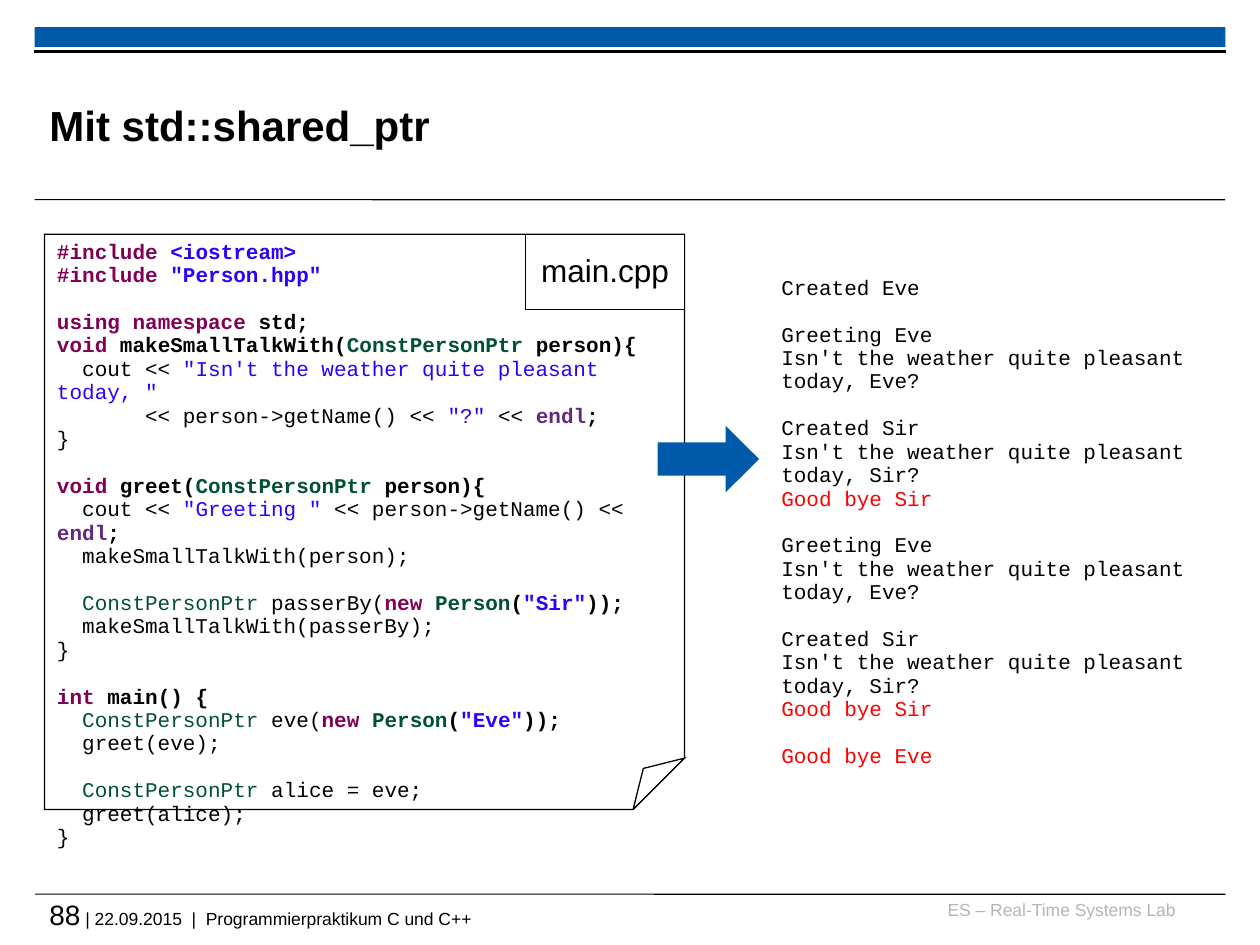
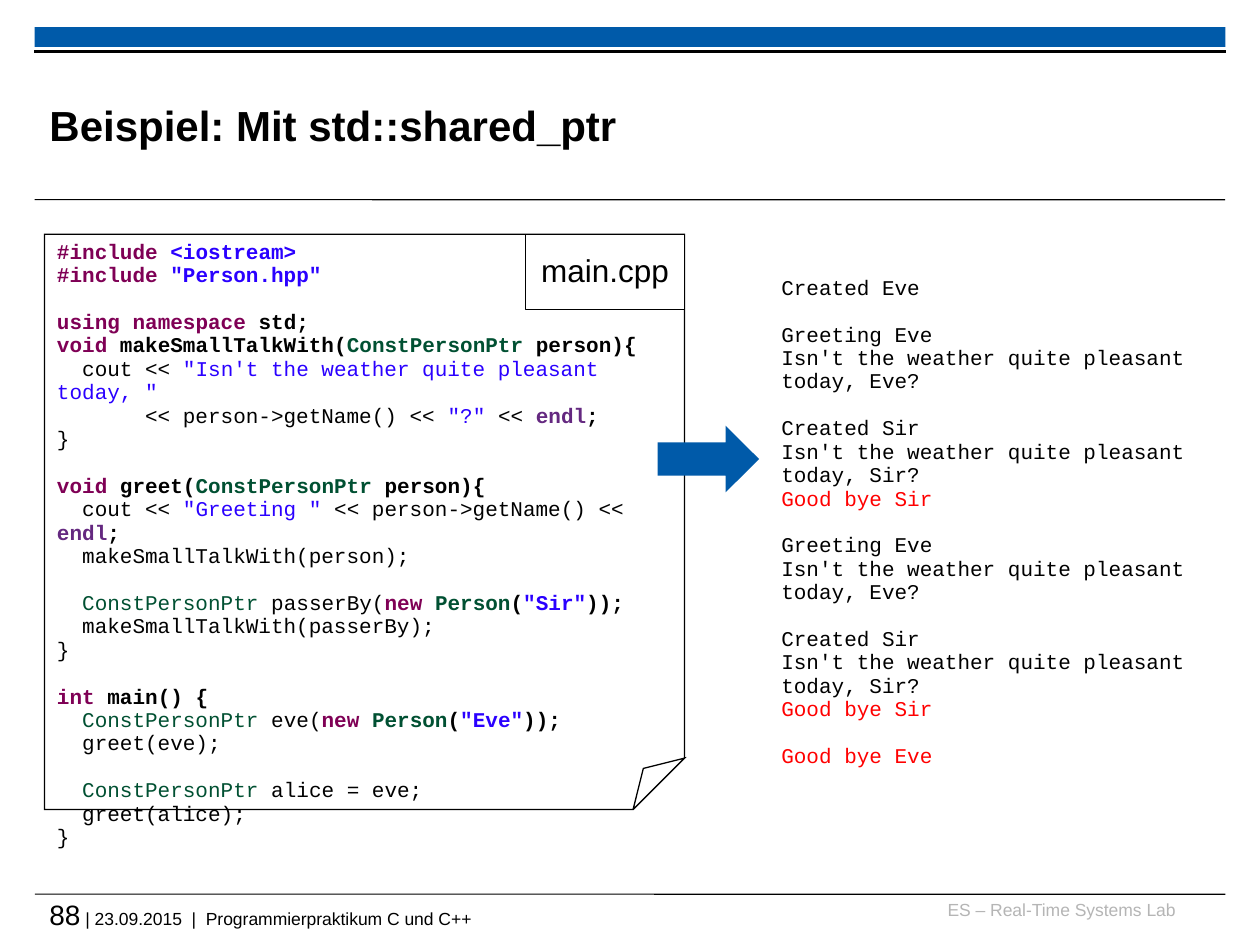
Before and after one commit to h82k/tud-cppp, a slide deck: slide 88 of cppp_lecture.pptx. Drawn at 1260x945 pixels with LibreOffice and Linux fonts; fonts in the diff are those of the drawing; background and template pictures are left out. Boxes give left, top, right and bottom in pixels: in the first picture for what was removed or moved away, otherwise in the second. Text is boxed around its words. In the diff, an @@ line names an element or a change of style, - is before the commit and + after.

```diff
--- a/cppp_lecture.pptx
+++ b/cppp_lecture.pptx
@@ title at <box>49,110,616,150</box>: text changed @@
-Mit std::shared_ptr
+Beispiel: Mit std::shared_ptr
@@ text at <box>49,905,471,929</box>: text changed @@
-88 | 22.09.2015 | Programmierpraktikum C und C++
+88 | 23.09.2015 | Programmierpraktikum C und C++
```
Also in this commit, not shown: 5 other slides changed, 6 slides added, 1 slide removed, 2 other files.
